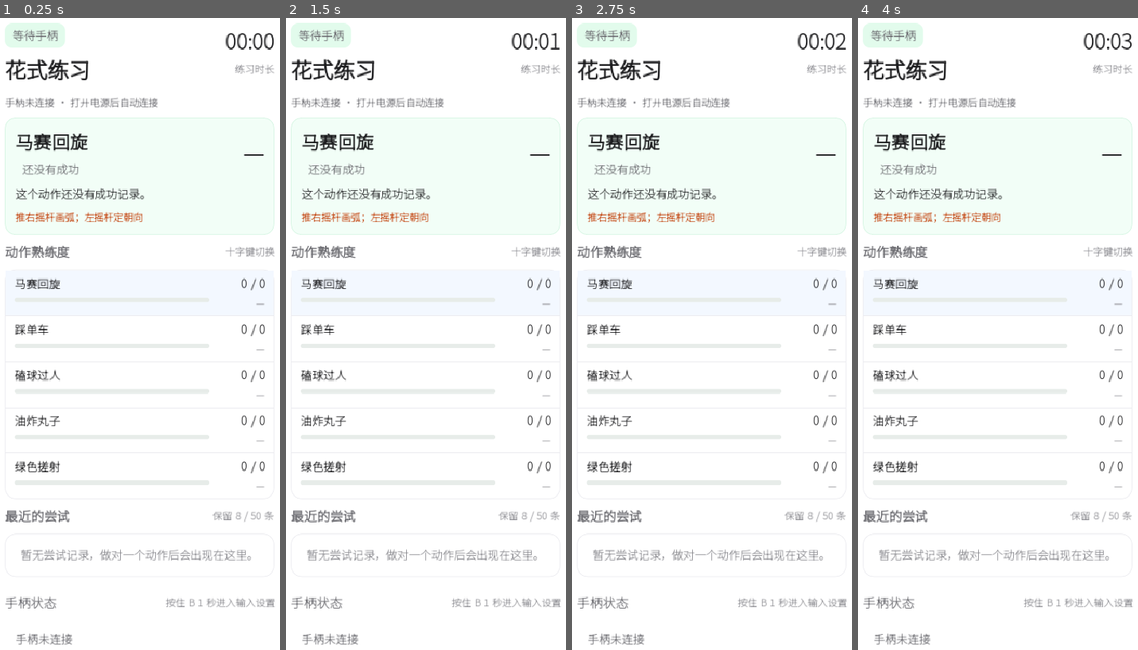
Above: before the commit, frames 1-4 (left to right).
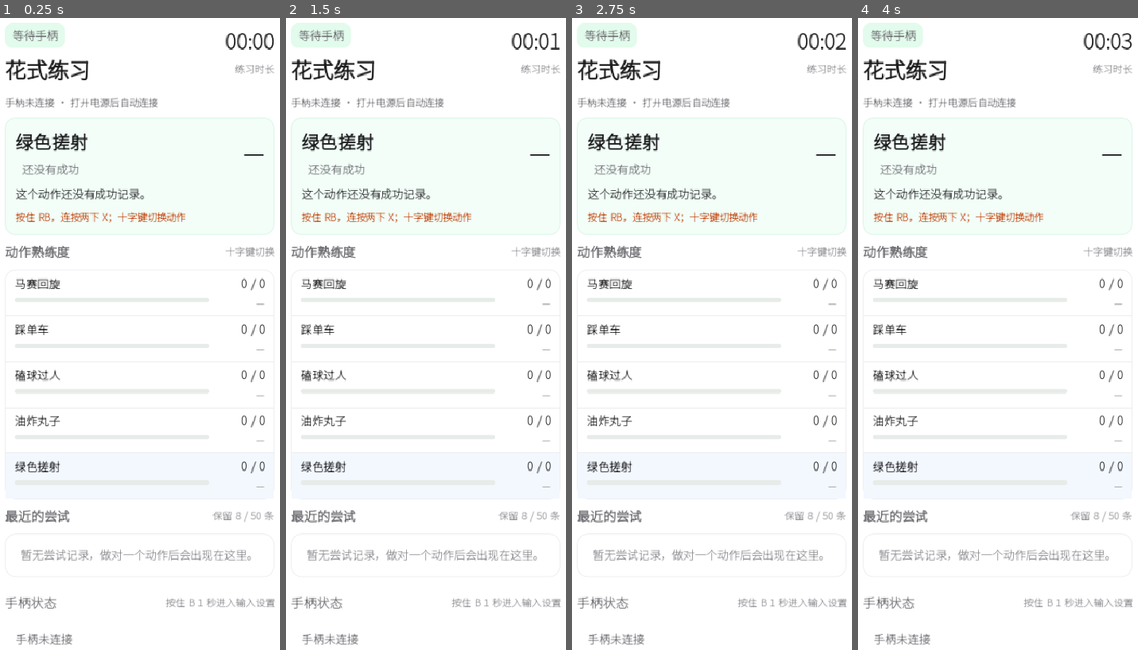
Above: after the commit, the same moments.

Repository: romejiang/fifa-trainer
Game: Godot game, scene res://src/ui/main.tscn
Two runs of this game, one before a commit and one after it. Both use one fixed random seed, a clock stepped at 60 frames per second and the inputs below.
Inputs (mouse positions are in pixels of both pictures, inside the frame that each line leads up to):
- Up to frame 1 (0.25 s): no input
- Up to frame 2 (1.5 s): tap Enter at 0.5 s; move the mouse to (490, 302) at 0.52 s; tap B at 0.6, 1.35 s; click (490, 302) at 0.67 s; tap Space at 1.25 s; move the mouse to (367, 365) at 1.27 s; hold A from 1.28 s (still down)
- Up to frame 3 (2.75 s): tap Enter at 2 s; move the mouse to (740, 194) at 2.02 s; release A at 2.03 s; tap B at 2.1 s
- Up to frame 4 (4 s): tap Space at 2.75 s; move the mouse to (984, 460) at 2.77 s; tap B at 2.85, 3.6 s; click (984, 460) at 2.92 s; tap Enter at 3.5 s; move the mouse to (1084, 428) at 3.52 s; hold A from 3.53 s (still down)

The runs differ from the first frame. In frame 1, 1.2% of the frame differs, in the area x 5-67%, y 18-33%; in frame 2, 1.2%; in frame 3, 1.2%; in frame 4, 1.2%.

Commit message:
feat(05): 主界面默认聚焦绿色搓射，与设计稿英雄卡一致

Diff:
--- a/mobile/src/ui/home_screen.gd
+++ b/mobile/src/ui/home_screen.gd
@@ -142,6 +142,12 @@
 	_buffer = p_buffer
 	_elapsed = 0.0
 	_focused = 0
+	# 默认聚焦绿色搓射（tap 动作），与设计稿的英雄卡一致。
+	if _runtime != null:
+		for index in _runtime.active_skills().size():
+			if _runtime.active_skills()[index].skill.kind == &"taps":
+				_focused = index
+				break
 	_last_timer_text = ""
 	# 让第一次 `_process` 立刻刷新，而不是先空等 0.1 秒。
 	_accum = REFRESH_SECONDS
